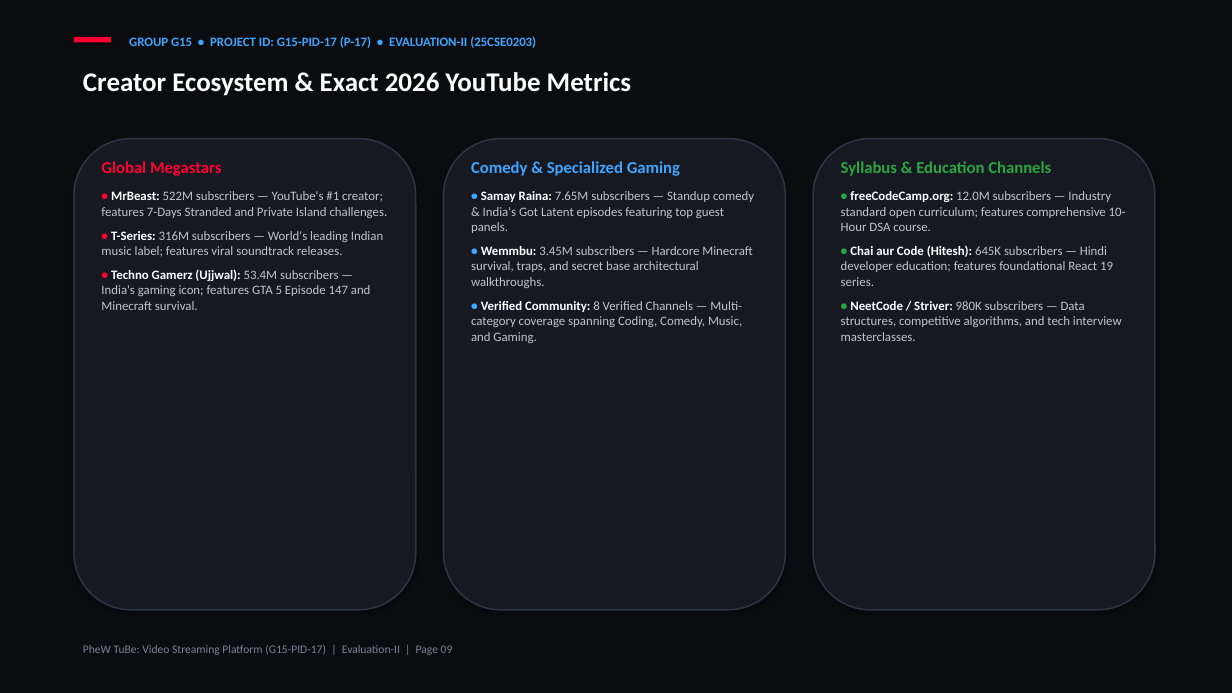
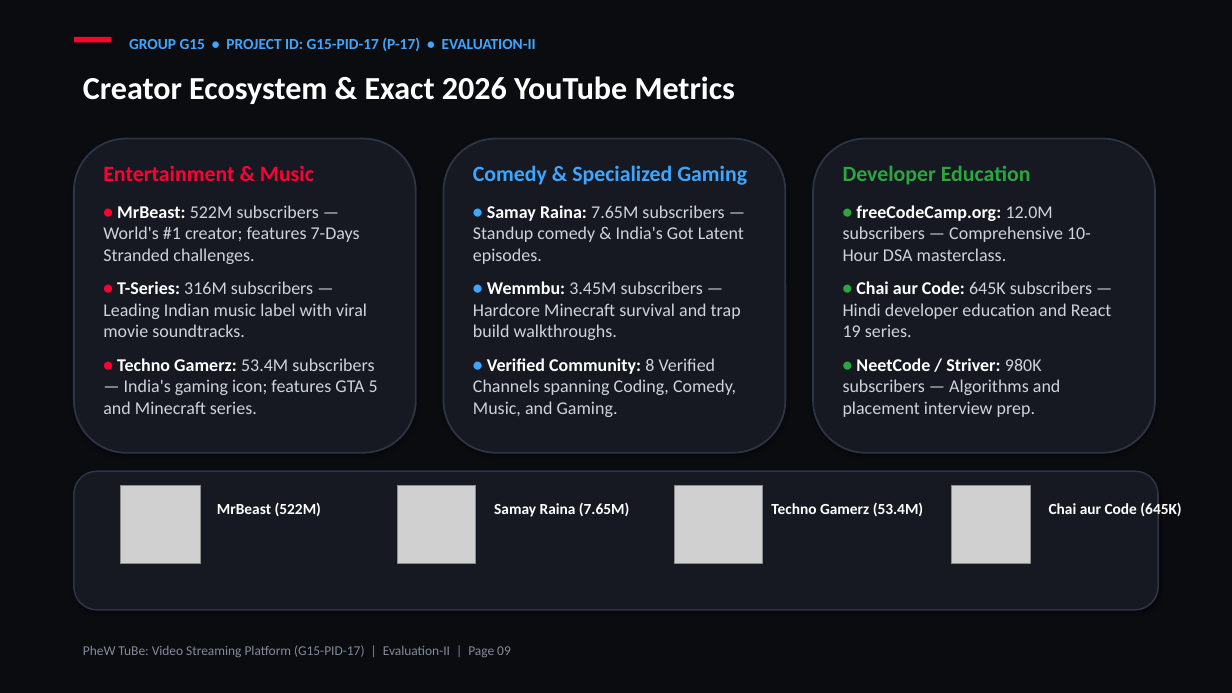
Before and after one commit to kishan-777/Front-End-Engineering_Evaluation-based-project, a slide deck: slide 9 of G15-PID-17.pptx. Drawn at 1232x693 pixels with LibreOffice and Linux fonts; fonts in the diff are those of the drawing; grey boxes stand for pictures. Boxes give left, top, right and bottom in pixels: in the first picture for what was removed or moved away, otherwise in the second. Text is boxed around its words. In the diff, an @@ line names an element or a change of style, - is before the commit and + after.

Commit message:
docs(presentation): update G15-PID-17 PPTX and PDF with 14pt fonts, real image showcases, and slide alignment

```diff
--- a/G15-PID-17.pptx
+++ b/G15-PID-17.pptx
@@ text at (129,37,536,51): text changed; size 10 to 12 pt @@
-GROUP G15 • PROJECT ID: G15-PID-17 (P-17) • EVALUATION-II (25CSE0203)
+GROUP G15 • PROJECT ID: G15-PID-17 (P-17) • EVALUATION-II
@@ text "Creator Ecosystem & Exact 2026 ..." at (83,76,735,104): size 21 to 25 pt @@
@@ rounded rectangle: place and size @@
-rounded rectangle at (74,139,416,610)
+rounded rectangle at (74,139,416,453)
@@ rounded rectangle: place and size @@
-rounded rectangle at (444,139,786,610)
+rounded rectangle at (444,139,786,453)
@@ outline #2E3445 1.2 pt to #2E3445 1.4 pt in 3 elements at (74,139,416,453), (444,139,786,453), (813,139,1155,453) @@
@@ rounded rectangle: place and size @@
-rounded rectangle at (813,139,1155,610)
+rounded rectangle at (813,139,1155,453)
@@ text at (103,165,378,414): text changed; size 10 to 14 pt; text colour #BEC3CD to #CDD2DC @@
-Global Megastars
-• MrBeast: 522M subscribers — YouTube's #1 creator; features 7-Days Stranded and Private Island challenges.
-• T-Series: 316M subscribers — World's leading Indian music label; features viral soundtrack releases.
-• Techno Gamerz (Ujjwal): 53.4M subscribers — India's gaming icon; features GTA 5 Episode 147 and Minecraft survival.
+Entertainment & Music
+• MrBeast: 522M subscribers — World's #1 creator; features 7-Days Stranded challenges.
+• T-Series: 316M subscribers — Leading Indian music label with viral movie soundtracks.
+• Techno Gamerz: 53.4M subscribers — India's gaming icon; features GTA 5 and Minecraft series.
@@ text at (473,165,747,185): size 13 to 17 pt in "Comedy & Specialized Gaming"; more space between paragraphs @@
@@ text at (843,165,1112,417): text changed; size 10 to 14 pt; text colour #BEC3CD to #CDD2DC @@
-Syllabus & Education Channels
-• freeCodeCamp.org: 12.0M subscribers — Industry standard open curriculum; features comprehensive 10-Hour DSA course.
-• Chai aur Code (Hitesh): 645K subscribers — Hindi developer education; features foundational React 19 series.
-• NeetCode / Striver: 980K subscribers — Data structures, competitive algorithms, and tech interview masterclasses.
+Developer Education
+• freeCodeCamp.org: 12.0M subscribers — Comprehensive 10-Hour DSA masterclass.
+• Chai aur Code: 645K subscribers — Hindi developer education and React 19 series.
+• NeetCode / Striver: 980K subscribers — Algorithms and placement interview prep.
@@ text at (473,205,744,417): text changed; size 10 to 14 pt; text colour #BEC3CD to #CDD2DC @@
-• Samay Raina: 7.65M subscribers — Standup comedy & India's Got Latent episodes featuring top guest panels.
-• Wemmbu: 3.45M subscribers — Hardcore Minecraft survival, traps, and secret base architectural walkthroughs.
-• Verified Community: 8 Verified Channels — Multi-category coverage spanning Coding, Comedy, Music, and Gaming.
+• Samay Raina: 7.65M subscribers — Standup comedy & India's Got Latent episodes.
+• Wemmbu: 3.45M subscribers — Hardcore Minecraft survival and trap build walkthroughs.
+• Verified Community: 8 Verified Channels spanning Coding, Comedy, Music, and Gaming.
@@ rounded rectangle added at (74,471,1158,610), fill #161922, outline #2E3445 1.2 pt @@
@@ picture added at (120,485,201,564) @@
@@ text added at (217,502,321,516), 12 pt, text #FFFFFF, bold @@
+MrBeast (522M)
@@ picture added at (397,485,476,564) @@
@@ text added at (494,503,629,517), 12 pt, text #FFFFFF, bold @@
+Samay Raina (7.65M)
@@ picture added at (675,485,762,564) @@
@@ text added at (771,503,924,516), 12 pt, text #FFFFFF, bold @@
+Techno Gamerz (53.4M)
@@ picture added at (952,485,1031,564) @@
@@ text added at (1049,502,1181,516), 12 pt, text #FFFFFF, bold @@
+Chai aur Code (645K)
@@ text "PheW TuBe: Video Streaming Platform ..." at (83,645,511,657): size 9 to 10.5 pt, text colour #7B8293 to #828A9B @@
```
Also in this commit, not shown: 10 other slides changed, 1 slide added, 1 slide removed, 1 other file.
